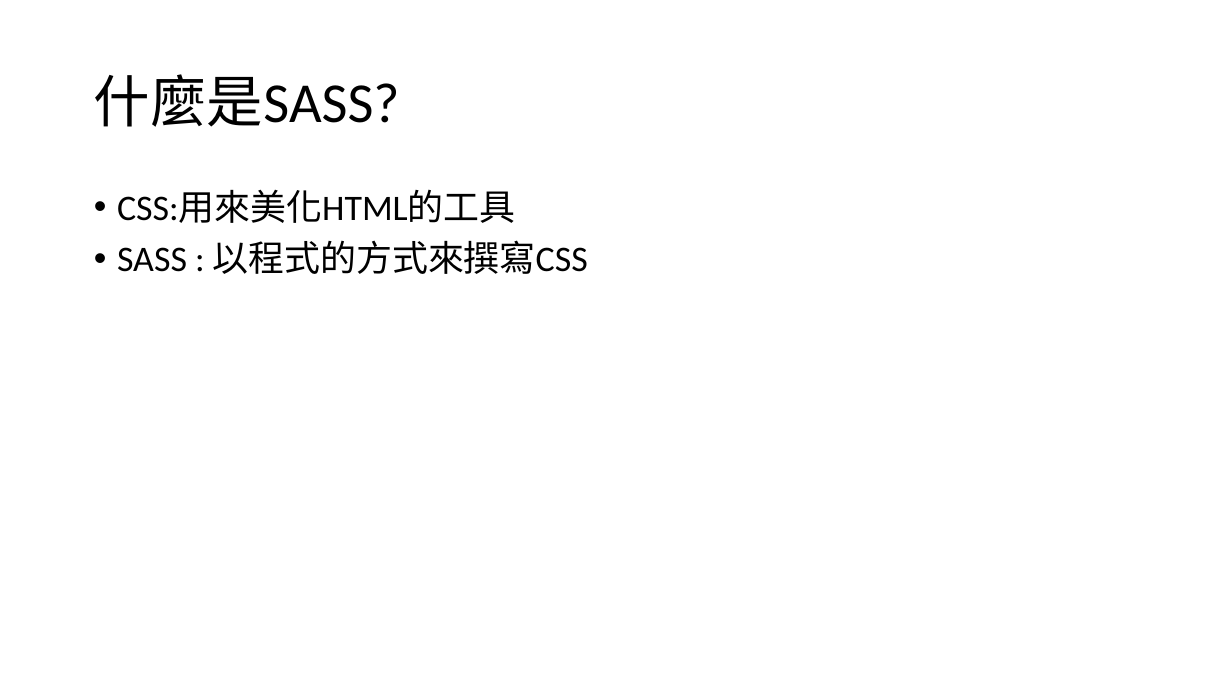
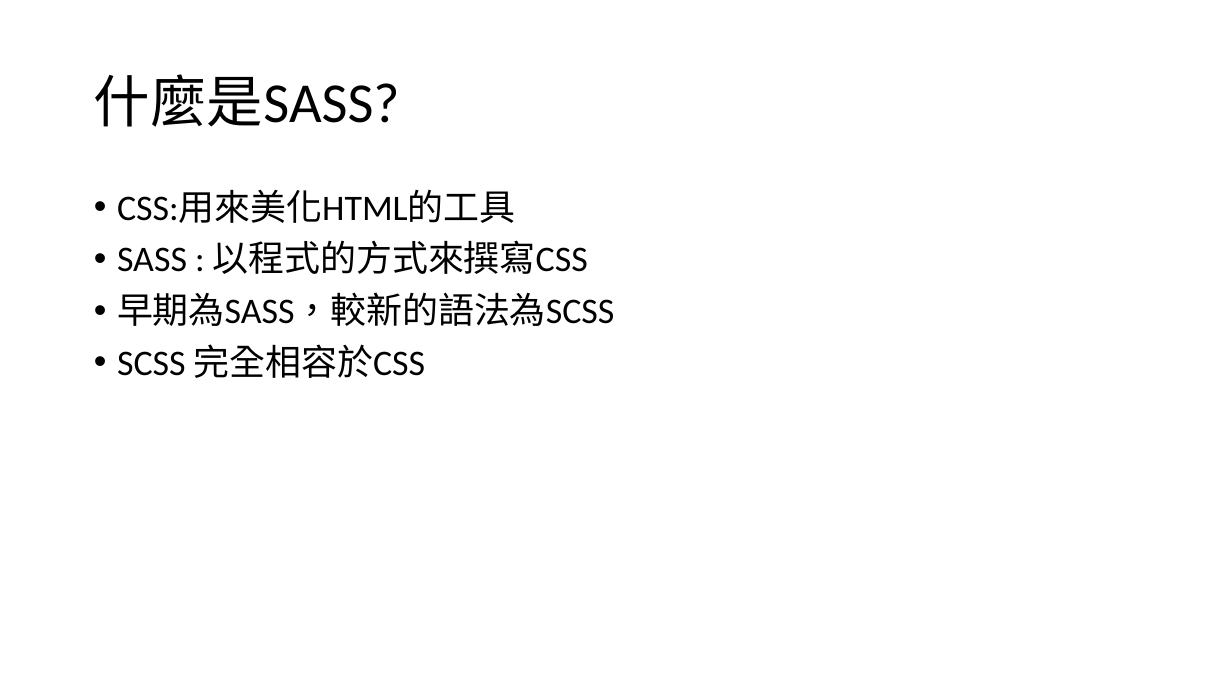
Before and after one commit to choco2001/ppt, a slide deck: slide 2 of sass.pptx. Drawn at 1232x693 pixels with LibreOffice and Linux fonts; fonts in the diff are those of the drawing. Boxes give left, top, right and bottom in pixels: in the first picture for what was removed or moved away, otherwise in the second. Text is boxed around its words. In the diff, an @@ line names an element or a change of style, - is before the commit and + after.

Commit message:
SCSS

```diff
--- a/sass.pptx
+++ b/sass.pptx
@@ text at box(117, 292, 614, 378): paragraphs added @@
+• 早期為SASS，較新的語法為SCSS
+• SCSS 完全相容於CSS
```
